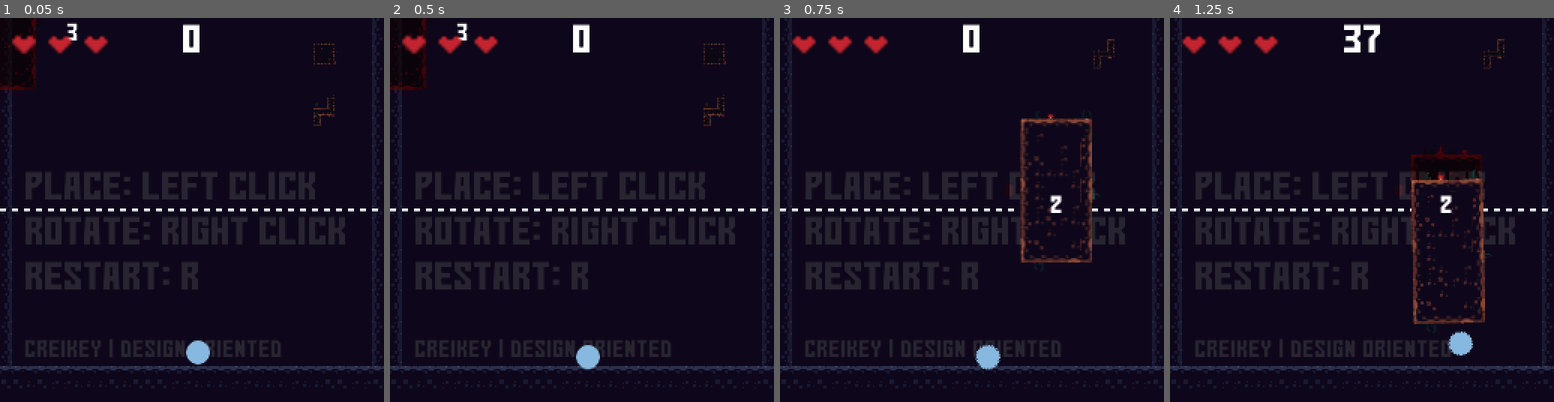
Above: before the commit, frames 1-4 (left to right).
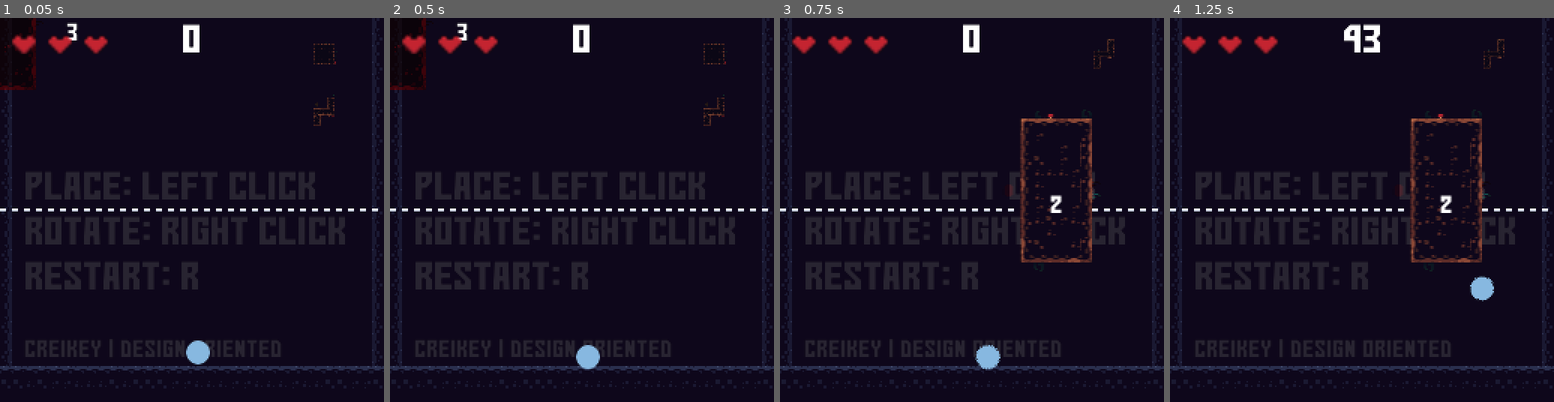
Above: after the commit, the same moments.

Repository: creikey/SkyLimit
Game: Godot game, scene res://Main.tscn
Two runs of this game, one before a commit and one after it. Both use one fixed random seed, a clock stepped at 60 frames per second and the inputs below.
Inputs (mouse positions are in pixels of both pictures, inside the frame that each line leads up to):
- Up to frame 1 (0.05 s): no input
- Up to frame 2 (0.5 s): no input
- Up to frame 3 (0.75 s): tap Enter at 0.5 s; move the mouse to (1056, 190) at 0.52 s; hold D (right) from 0.53 s (still down); click (1056, 190) at 0.6 s
- Up to frame 4 (1.25 s): keep holding D (right); tap W (jump) at 0.77 s

Frames 1-2 are identical in both runs. In frame 3, 0.1% of the frame differs, in the area x 62-83%, y 25-64%; in frame 4, 3.6%, in the area x 45-85%, y 1-88%.

Commit message:
Hangs in air then starts falling

Diff:
--- a/Chunk.gd
+++ b/Chunk.gd
@@ -59,4 +59,11 @@
 	emit_signal("placed")
 	set_collision_layer_bit(0, true)
 	set_collision_mask_bit(0, true)
+	mode = RigidBody2D.MODE_STATIC
+	$FallTimer.start()
+
+
+func _on_FallTimer_timeout():
+	sleeping = false
+	mode = RigidBody2D.MODE_RIGID
 	gravity_scale = 0.5
--- a/Chunk.tscn
+++ b/Chunk.tscn
@@ -20,3 +20,9 @@
 scale = Vector2( 0.032, 0.032 )
 texture = ExtResource( 3 )
 centered = false
+
+[node name="FallTimer" type="Timer" parent="."]
+wait_time = 0.6
+one_shot = true
+
+[connection signal="timeout" from="FallTimer" to="." method="_on_FallTimer_timeout"]
Not shown, changed: todo.txt
